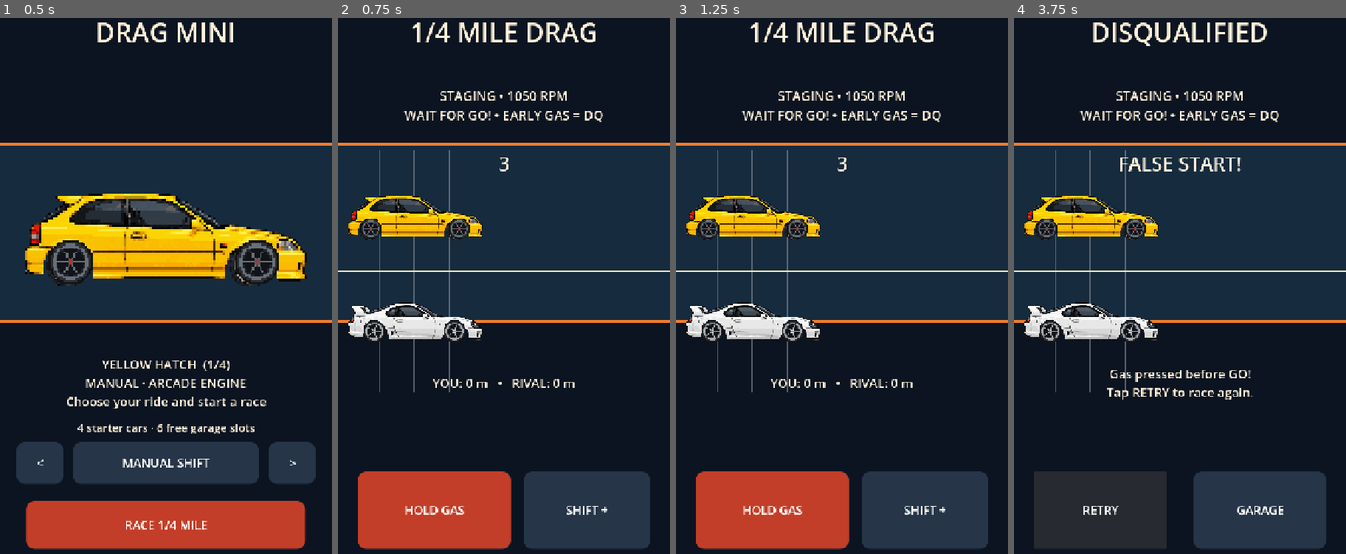
Above: before the commit, frames 1-4 (left to right).
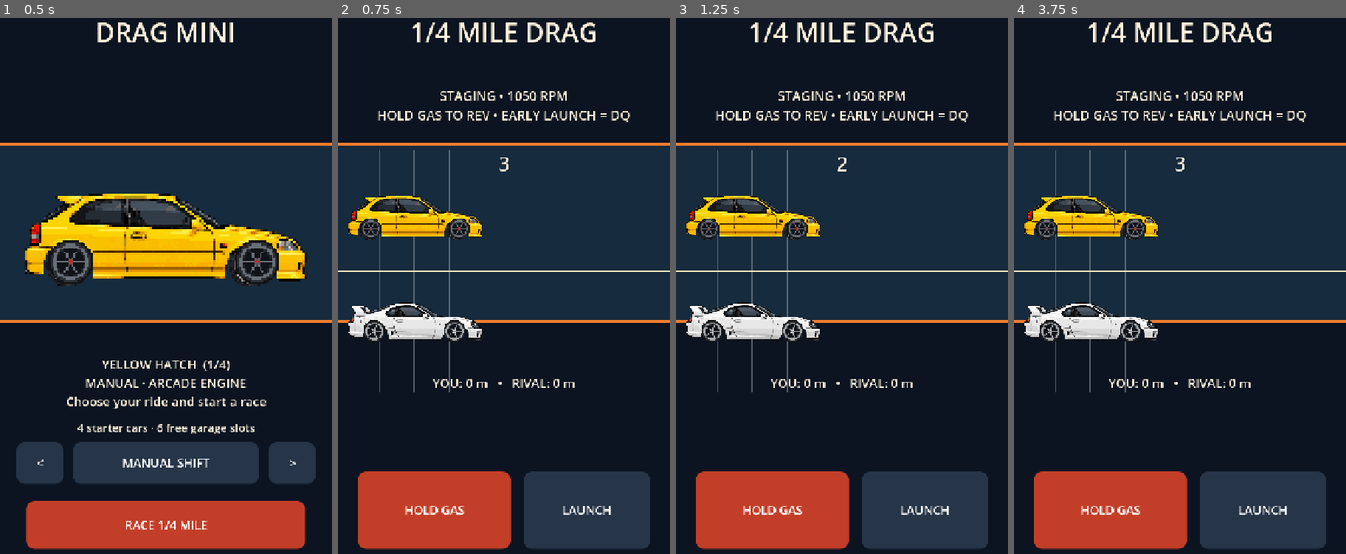
Above: after the commit, the same moments.

Repository: 1993velezpadilla-source/Drag-mini
Game: Godot game, scene res://scenes/main.tscn
Same seed, same stepped clock (60 frames per second), same inputs: the game is played once before the commit and once after it.
Inputs (mouse positions are in pixels of both pictures, inside the frame that each line leads up to):
- Up to frame 1 (0.5 s): no input
- Up to frame 2 (0.75 s): click "RACE 1/4 MILE" at 0.5 s
- Up to frame 3 (1.25 s): no input
- Up to frame 4 (3.75 s): click "HOLD GAS" at 1.25 s; click (1100, 511) at 2 s, where only the run before the commit has a clickable "RETRY"; click "SHIFT +" (after the commit: "LAUNCH") at 2.75 s; click (1100, 511) at 3.5 s, where only the run after the commit has a clickable "RETRY"

Frame 1 is identical in both runs. In frame 2, 0.9% of the frame differs, in the area x 12-88%, y 17-93%; in frame 3, 1.0%; in frame 4, 10%, in the area x 6-88%, y 0-100%.

Commit message:
feat: allow staged revving; early LAUNCH disqualifies, GAS stays held during shifts

Diff:
--- a/scripts/main.gd
+++ b/scripts/main.gd
@@ -30,6 +30,7 @@
 var countdown := 0.0
 var false_start := false
 var launch_rpm := 1050.0
+var green_timer := 0.0
 var countdown_label: Label
 var title_label: Label
 var detail_label: Label
@@ -185,7 +186,8 @@
     throttle_held = false
     false_start = false
     launch_rpm = 1050.0
-    countdown = 3.8
+    countdown = 3.0
+    green_timer = 0.0
     player = _make_driver(selected)
     rival = _make_driver((selected + 1) % CARS.size())
     title_label.text = "1/4 MILE DRAG"
@@ -198,7 +200,8 @@
     for btn in [prev_button, next_button, mode_button, race_button, retry_button, garage_button, wallpaper_button]:
         btn.visible = false
     throttle_button.visible = true
-    shift_button.visible = not auto_shift
+    shift_button.visible = true
+    shift_button.text = "LAUNCH"
     _update_hud()
     queue_redraw()
 
@@ -206,7 +209,9 @@
     if screen != "race" or false_start:
         return
     if countdown > 0.0:
-        false_start = true
+        throttle_held = true
+        return
+    if false_start:
         throttle_held = false
         countdown_label.text = "FALSE START!"
         title_label.text = "DISQUALIFIED"
@@ -220,8 +225,23 @@
     throttle_held = true
 
 func _player_shift() -> void:
-    if screen == "race" and countdown <= 0.0 and not false_start and not auto_shift and not player["finished"]:
+    if screen != "race" or false_start or player["finished"]:
+        return
+    if countdown > 0.0:
+        _false_start()
+    elif not auto_shift:
         _shift(player)
+
+func _false_start() -> void:
+    false_start = true
+    throttle_held = false
+    title_label.text = "DISQUALIFIED"
+    countdown_label.text = "RED LIGHT"
+    detail_label.text = "LAUNCH BEFORE GO"
+    shift_button.visible = false
+    throttle_button.visible = false
+    retry_button.visible = true
+    garage_button.visible = true
 
 func _shift(driver: Dictionary) -> void:
     if driver["shift_timer"] > 0.0 or driver["gear"] >= RATIOS.size() - 1:
@@ -278,9 +298,14 @@
         countdown_label.text = "3" if countdown > 2.8 else ("2" if countdown > 1.8 else ("1" if countdown > 0.8 else ("GO!" if countdown > 0.0 else "")))
         if countdown <= 0.0:
             countdown_label.text = "GO!"
+            shift_button.text = "SHIFT +"
+            shift_button.visible = not auto_shift
             _update_hud()
         queue_redraw()
         return
+    green_timer += delta
+    if green_timer > 0.8:
+        countdown_label.visible = false
     if player["finished"] and rival["finished"]:
         return
     var tick := minf(delta, 1.0 / 30.0)
@@ -308,7 +333,7 @@
         elapsed, player["distance"], roundi(player["speed"] * 3.6),
         player["gear"] + 1, player["rpm"]]
     if countdown > 0.0:
-        telemetry_label.text = "STAGING • %.0f RPM\nWAIT FOR GO! • EARLY GAS = DQ" % launch_rpm
+        telemetry_label.text = "STAGING • %.0f RPM\nHOLD GAS TO REV • EARLY LAUNCH = DQ" % launch_rpm
     if finish_text.is_empty():
         detail_label.text = "YOU: %.0f m   •   RIVAL: %.0f m" % [player["distance"], rival["distance"]]
 
